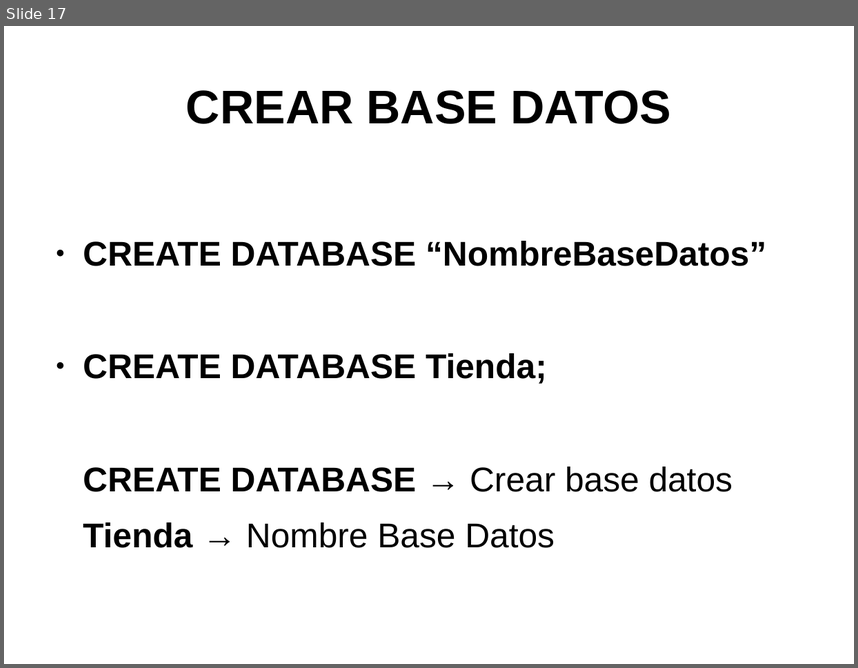
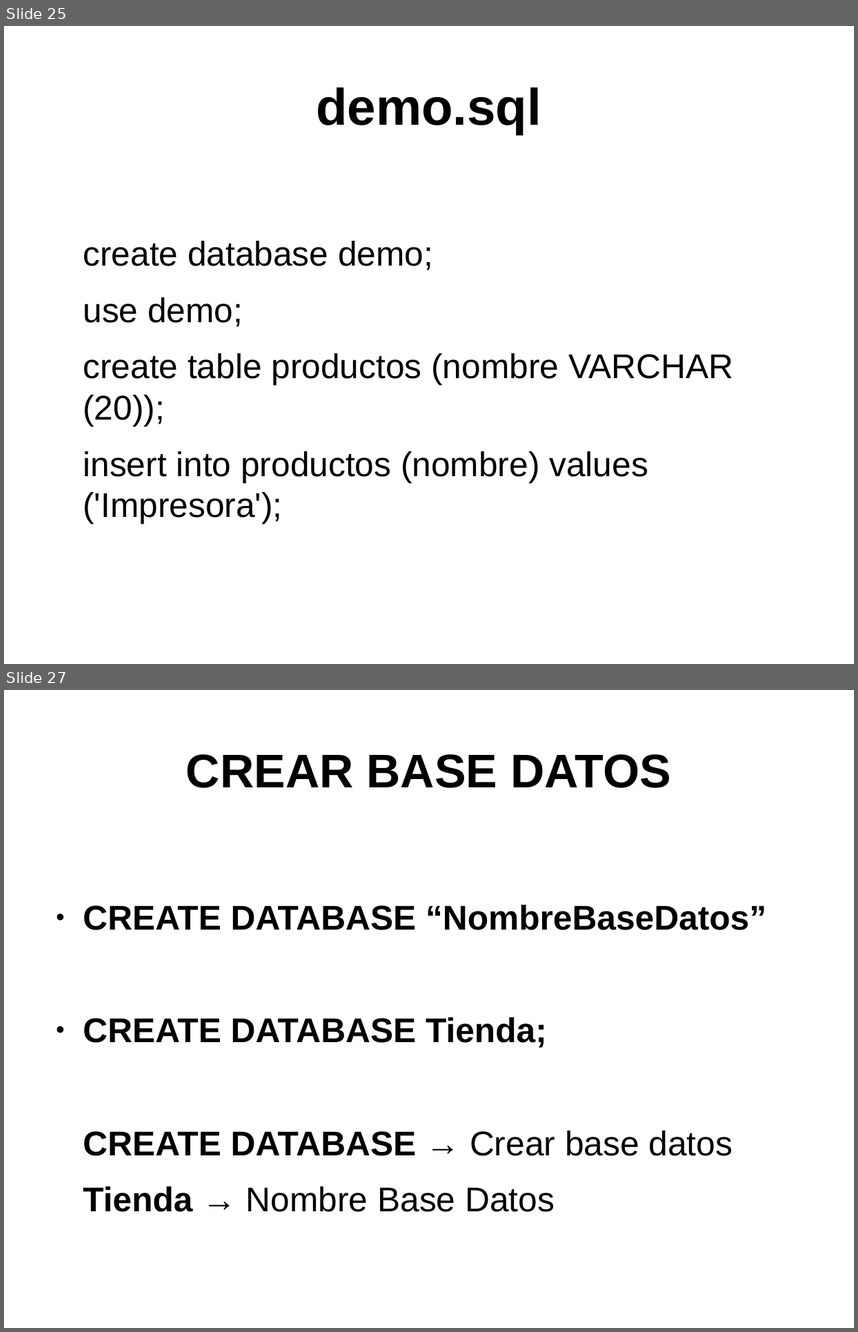
Before and after one commit to psicobyte/CursoPythonAvanzado, a slide deck: BaseDeDatosPython.odp. Shown one above the other, each under a label of ours: slide 17 before the commit, slides 25 and 27 after it; the slides between them are not shown. The pictures are 858x668 and 858x1332 pixels, drawn with LibreOffice and Linux fonts; fonts in the diff are those of the drawing. Boxes give left, top, right and bottom in pixels: in the first picture for what was removed or moved away, otherwise in the second. Text is boxed around its words. In the diff, an @@ line names an element or a change of style, - is before the commit and + after.

```diff
--- a/BaseDeDatosPython.odp
+++ b/BaseDeDatosPython.odp
@@ slide 25 added at box(4, 26, 854, 664), background #FFFFFF @@
@@ title added at box(316, 87, 542, 134), 48 pt, text #000000, bold @@
+demo.sql
@@ text added at box(83, 241, 733, 523), 32 pt, text #000000 @@
+create database demo;
+use demo;
+create table productos (nombre VARCHAR (20));
+insert into productos (nombre) values ('Impresora');
@@ what was slide 17 is now slide 27 @@
```
Also in this commit, not shown: 5 slides changed, 38 other slides added, 3 other files.
